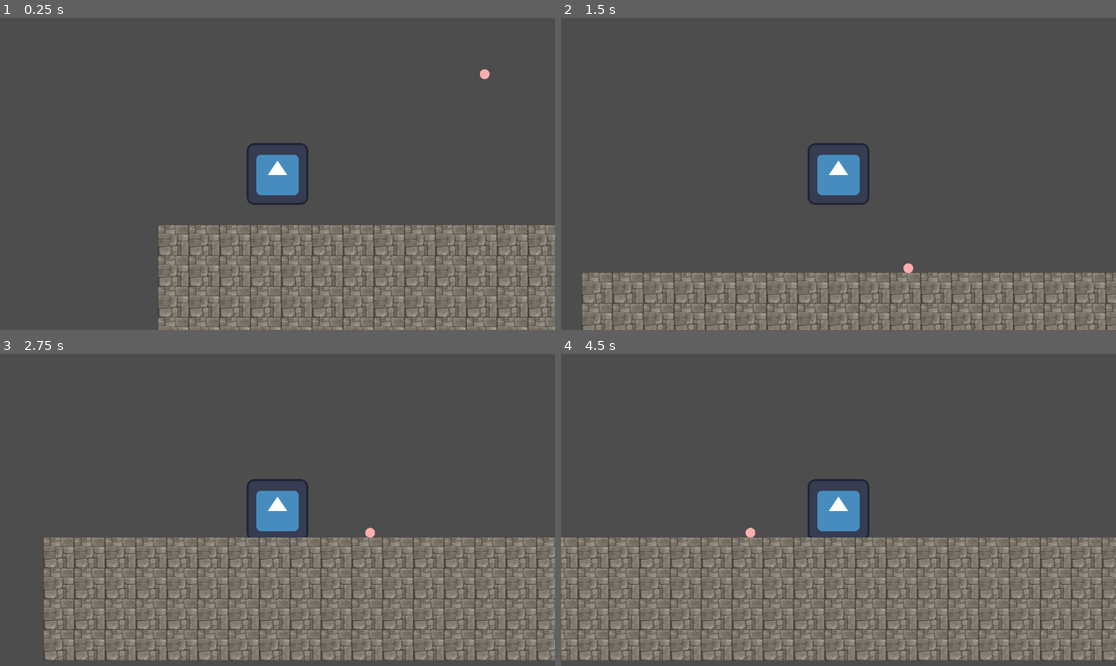
Above: before the commit, frames 1-4 (two rows, left to right).
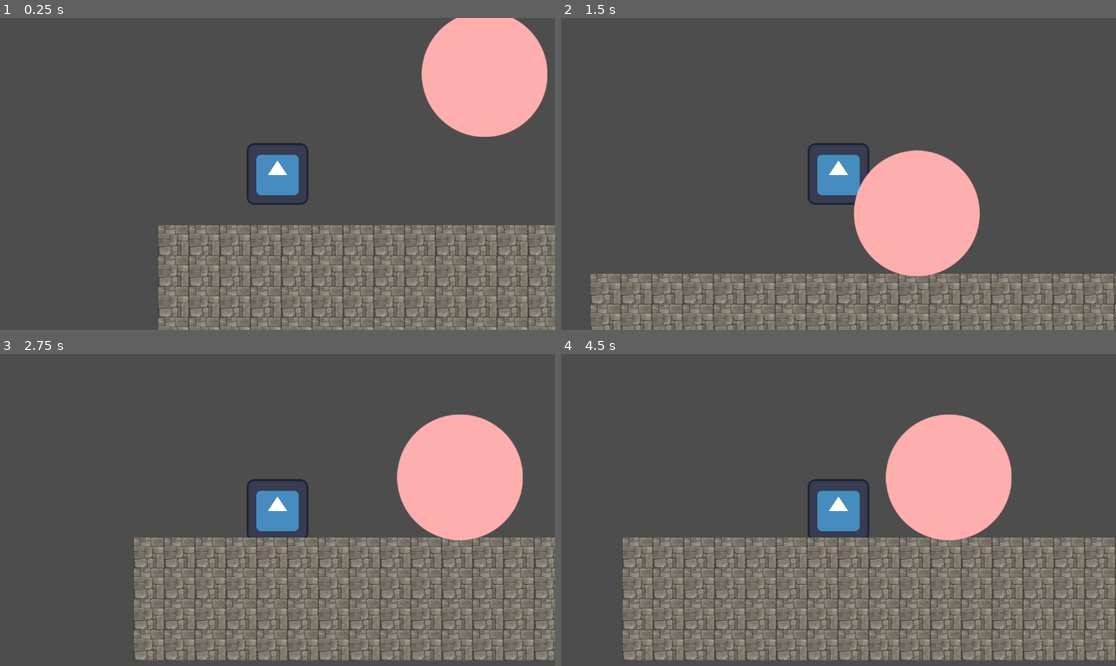
Above: after the commit, the same moments.

Repository: Sogrief/stairs
Game: Godot game, scene res://scenes/level/main.tscn
Same seed, same stepped clock (60 frames per second), same inputs: the game is played once before the commit and once after it. The engine's default icon, where the game draws it, is replaced by a stand-in: a white triangle on a blue panel in a dark square.
Inputs:
- Up to frame 1 (0.25 s): no input
- Up to frame 2 (1.5 s): hold Right (move_right) from 0.53 s (still down); tap Up (jump) at 0.77 s
- Up to frame 3 (2.75 s): tap Up (jump) at 1.52 s; release Right (move_right) at 2.03 s; hold Left (move_left) from 2.03 s (still down)
- Up to frame 4 (4.5 s): release Left (move_left) at 2.78 s; hold Right (move_right) 2.78-4.28 s; tap Up (jump) at 3.02, 3.77 s; hold Left (move_left) from 4.28 s (still down)

The runs differ from the first frame. In frame 1, 7.0% of the frame differs, in the area x 75-99%, y 0-39%; in frame 2, 13%; in frame 3, 20%; in frame 4, 24%, in the area x 0-100%, y 19-99%.

Commit message:
ajustement de la taille du projectile et de quelques paramètres de physique

Diff:
--- a/scenes/projectiles/projectile.tscn
+++ b/scenes/projectiles/projectile.tscn
@@ -1,15 +1,19 @@
-[gd_scene load_steps=3 format=3 uid="uid://d3pv7pb8xkfho"]
+[gd_scene load_steps=4 format=3 uid="uid://d3pv7pb8xkfho"]
 
 [ext_resource type="Texture2D" uid="uid://21qwpm55fcqs" path="res://scenes/projectiles/assets/projectile.png" id="1_fvof1"]
 
+[sub_resource type="PhysicsMaterial" id="PhysicsMaterial_vssvg"]
+friction = 0.51
+bounce = 0.2
+
 [sub_resource type="CircleShape2D" id="CircleShape2D_11frr"]
+radius = 125.004
 
 [node name="projectile" type="RigidBody2D"]
-scale = Vector2(4.39233, 4.39233)
+physics_material_override = SubResource("PhysicsMaterial_vssvg")
 
 [node name="sprite_2d" type="Sprite2D" parent="."]
 rotation = 3.14159
-scale = Vector2(0.0778502, 0.0778502)
 texture = ExtResource("1_fvof1")
 
 [node name="CollisionShape2D" type="CollisionShape2D" parent="."]
